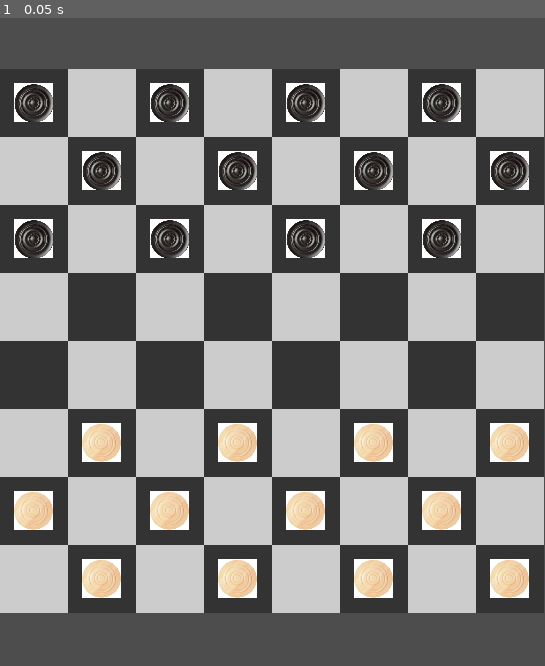
Above: before the commit, frame 1.
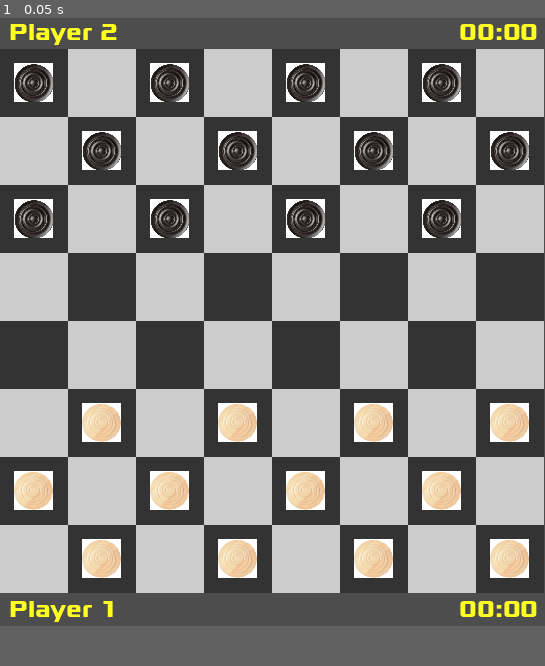
Above: after the commit, the same moment.

Repository: Luca-Milioli/Checkers
Game: Godot game, scene res://scenes/main.tscn
Same seed, same stepped clock (60 frames per second), same inputs: the game is played once before the commit and once after it.
Inputs:
- Up to frame 1 (0.05 s): no input
In our replay, the window is 545x650 before the commit and 545x610 after it. These sizes can differ from the game's own. Grey fills any space a smaller window leaves; there, only what the larger window draws over its background counts as a difference.

The runs differ from the first frame. In frame 1, 37% of the frame differs, in the area x 0-100%, y 0-94%.

Commit message:
hud

Diff:
--- /dev/null
+++ b/checkers/art/fonts/architect-s-daughter/ArchitectsDaughter32.tres
@@ -0,0 +1,8 @@
+[gd_resource type="DynamicFont" load_steps=2 format=2]
+
+[ext_resource path="res://fonts/architect-s-daughter/ArchitectsDaughter.ttf" type="DynamicFontData" id=1]
+
+[resource]
+
+size = 32
+font_data = ExtResource( 1 )
--- /dev/null
+++ b/checkers/art/fonts/cmu-typewriter/Typewriter.tres
@@ -0,0 +1,8 @@
+[gd_resource type="DynamicFont" load_steps=2 format=2]
+
+[ext_resource path="res://fonts/cmu-typewriter/Typewriter/cmuntt.ttf" type="DynamicFontData" id=1]
+
+[resource]
+
+size = 32
+font_data = ExtResource( 1 )
--- /dev/null
+++ b/checkers/art/fonts/connection_ii/ConnectionII.tres
@@ -0,0 +1,8 @@
+[gd_resource type="DynamicFont" load_steps=2 format=2]
+
+[ext_resource path="res://fonts/connection_ii/ConnectionII.otf" type="DynamicFontData" id=1]
+
+[resource]
+
+size = 30
+font_data = ExtResource( 1 )
--- /dev/null
+++ b/checkers/art/fonts/droid-sans/DroidSans.tres
@@ -0,0 +1,8 @@
+[gd_resource type="DynamicFont" load_steps=2 format=2]
+
+[ext_resource path="res://fonts/droid-sans/DroidSans.ttf" type="DynamicFontData" id=1]
+
+[resource]
+
+size = 32
+font_data = ExtResource( 1 )
--- /dev/null
+++ b/checkers/art/fonts/kirifont/Kirifont.tres
@@ -0,0 +1,13 @@
+[gd_resource type="FontFile" format=3 uid="uid://bvyt8i3lwdg51"]
+
+[resource]
+cache/0/16/0/ascent = 0.0
+cache/0/16/0/descent = 0.0
+cache/0/16/0/underline_position = 0.0
+cache/0/16/0/underline_thickness = 0.0
+cache/0/16/0/scale = 1.0
+cache/0/32/0/ascent = 0.0
+cache/0/32/0/descent = 0.0
+cache/0/32/0/underline_position = 0.0
+cache/0/32/0/underline_thickness = 0.0
+cache/0/32/0/scale = 1.0
--- /dev/null
+++ b/checkers/art/fonts/linux-libertine/LinuxLibertine.tres
@@ -0,0 +1,5 @@
+[gd_resource type="DynamicFontData" format=2]
+
+[resource]
+
+font_path = "res://fonts/linux-libertine/LinLibertine_5.3.0_2012_07_02/LinLibertineOTF_5.3.0_2012_07_02/LinLibertine_R.otf"
--- /dev/null
+++ b/checkers/art/fonts/montreal/Montreal.tres
@@ -0,0 +1,8 @@
+[gd_resource type="DynamicFont" load_steps=2 format=2]
+
+[ext_resource path="res://fonts/montreal/Montreal-Regular.ttf" type="DynamicFontData" id=1]
+
+[resource]
+
+size = 32
+font_data = ExtResource( 1 )
--- /dev/null
+++ b/checkers/art/fonts/poco/Poco.tres
@@ -0,0 +1,11 @@
+[gd_resource type="DynamicFont" load_steps=2 format=2]
+
+[ext_resource path="res://fonts/poco/Poco.ttf" type="DynamicFontData" id=1]
+
+[resource]
+
+size = 40
+use_mipmaps = true
+extra_spacing_top = -18
+extra_spacing_bottom = 2
+font_data = ExtResource( 1 )
--- /dev/null
+++ b/checkers/art/fonts/source-code-pro/SourceCodePro.tres
@@ -0,0 +1,8 @@
+[gd_resource type="DynamicFont" load_steps=2 format=2]
+
+[ext_resource path="res://fonts/source-code-pro/source-code-pro-2.010R-ro-1.030R-it/TTF/SourceCodePro-Regular.ttf" type="DynamicFontData" id=1]
+
+[resource]
+
+size = 32
+font_data = ExtResource( 1 )
--- /dev/null
+++ b/checkers/art/fonts/xolonium/Xolonium.tres
@@ -0,0 +1,8 @@
+[gd_resource type="DynamicFont" load_steps=2 format=2]
+
+[ext_resource path="res://fonts/xolonium/xolonium-fonts-4.1/ttf/Xolonium-Regular.ttf" type="DynamicFontData" id=1]
+
+[resource]
+
+size = 32
+font_data = ExtResource( 1 )
--- a/checkers/project.godot
+++ b/checkers/project.godot
@@ -19,7 +19,7 @@
 [display]
 
 window/size/viewport_width=545
-window/size/viewport_height=650
+window/size/viewport_height=610
 window/stretch/mode="viewport"
 
 [rendering]
--- a/checkers/scenes/main.tscn
+++ b/checkers/scenes/main.tscn
@@ -1,7 +1,30 @@
-[gd_scene load_steps=3 format=3 uid="uid://durfvn0w6iv78"]
+[gd_scene load_steps=8 format=3 uid="uid://durfvn0w6iv78"]
 
 [ext_resource type="Script" path="res://scripts/main.gd" id="1_pptng"]
 [ext_resource type="PackedScene" uid="uid://bmwwouhjteyui" path="res://scenes/board.tscn" id="1_qq4w8"]
+[ext_resource type="FontFile" uid="uid://fmy6dk7ybvpd" path="res://art/fonts/xolonium/xolonium-fonts-4.1/ttf/Xolonium-Bold.ttf" id="2_ly7go"]
+
+[sub_resource type="LabelSettings" id="LabelSettings_hrhvo"]
+font = ExtResource("2_ly7go")
+font_size = 24
+font_color = Color(1, 1, 0.129412, 1)
+shadow_size = 9
+shadow_color = Color(0.580392, 0, 0.701961, 0)
+
+[sub_resource type="LabelSettings" id="LabelSettings_i5vyl"]
+font = ExtResource("2_ly7go")
+font_size = 24
+font_color = Color(1, 1, 0.129412, 1)
+
+[sub_resource type="LabelSettings" id="LabelSettings_e2h5i"]
+font = ExtResource("2_ly7go")
+font_size = 24
+font_color = Color(1, 1, 0.129412, 1)
+
+[sub_resource type="LabelSettings" id="LabelSettings_vfwxg"]
+font = ExtResource("2_ly7go")
+font_size = 24
+font_color = Color(1, 1, 0.129412, 1)
 
 [node name="Main" type="Control"]
 layout_mode = 3
@@ -21,37 +44,59 @@
 grow_vertical = 2
 
 [node name="TopHUD" type="Control" parent="VBoxContainer"]
-custom_minimum_size = Vector2(0, 400)
+custom_minimum_size = Vector2(0, 50)
 layout_mode = 2
 
-[node name="Player1" type="Label" parent="VBoxContainer/TopHUD"]
+[node name="Player2" type="Label" parent="VBoxContainer/TopHUD"]
 layout_mode = 2
-offset_right = 1.0
-offset_bottom = 23.0
+offset_left = 9.0
+offset_top = 22.0
+offset_right = 142.0
+offset_bottom = 62.0
+text = "Player 2"
+label_settings = SubResource("LabelSettings_hrhvo")
+autowrap_mode = 3
+clip_text = true
 
-[node name="TImer1" type="Label" parent="VBoxContainer/TopHUD"]
+[node name="Player2Timer" type="Label" parent="VBoxContainer/TopHUD"]
 layout_mode = 2
-offset_left = 5.0
-offset_right = 6.0
-offset_bottom = 23.0
+offset_left = 405.0
+offset_top = 22.0
+offset_right = 538.0
+offset_bottom = 62.0
+text = "00:00"
+label_settings = SubResource("LabelSettings_i5vyl")
+horizontal_alignment = 2
 
 [node name="Board" parent="VBoxContainer" instance=ExtResource("1_qq4w8")]
 custom_minimum_size = Vector2(0, 30)
 layout_mode = 2
 
 [node name="BotHUD" type="Control" parent="VBoxContainer"]
-custom_minimum_size = Vector2(0, 400)
+custom_minimum_size = Vector2(0, 50)
 layout_mode = 2
 
-[node name="Player2" type="Label" parent="VBoxContainer/BotHUD"]
+[node name="Player1" type="Label" parent="VBoxContainer/BotHUD"]
 layout_mode = 2
-offset_top = 8.0
-offset_right = 1.0
-offset_bottom = 31.0
+offset_left = 9.0
+offset_top = -3.0
+offset_right = 142.0
+offset_bottom = 37.0
+text = "Player 1"
+label_settings = SubResource("LabelSettings_e2h5i")
+autowrap_mode = 3
 
-[node name="TImer2" type="Label" parent="VBoxContainer/BotHUD"]
+[node name="Player1Timer" type="Label" parent="VBoxContainer/BotHUD"]
 layout_mode = 2
-offset_left = 5.0
-offset_top = 8.0
-offset_right = 6.0
-offset_bottom = 31.0
+offset_left = 405.0
+offset_top = -3.0
+offset_right = 538.0
+offset_bottom = 37.0
+text = "00:00"
+label_settings = SubResource("LabelSettings_vfwxg")
+horizontal_alignment = 2
+
+[node name="UpdateLabel" type="Timer" parent="."]
+autostart = true
+
+[connection signal="timeout" from="UpdateLabel" to="VBoxContainer/TopHUD/Player2Timer" method="_on_update_label_timeout"]
--- a/checkers/scripts/game_logic.gd
+++ b/checkers/scripts/game_logic.gd
@@ -12,6 +12,23 @@
 var winner : int
 var old_cell : Vector2i
 var new_cell : Vector2i
+
+
+# METTI IN CLASSE PLAYER
+var seconds: int
+# Called when the node enters the scene tree for the first time.
+func _ready() -> void:
+	self.seconds = 600
+
+func format_time() -> void:
+	var minutes = self.seconds / 60
+	var secs = self.seconds % 60
+	self.text = "%02d:%02d" % [minutes, secs]
+
+func _on_update_label_timeout() -> void:
+	self.seconds -= 1
+	self.format_time()
+
 
 func connect_to_target(receiver):
 	self.update_gui.connect(receiver._update.bind(self.board))
--- /dev/null
+++ b/checkers/scripts/player_timer.gd
@@ -0,0 +1,15 @@
+extends Label
+
+var seconds: int
+# Called when the node enters the scene tree for the first time.
+func _ready() -> void:
+	self.seconds = 600
+
+func format_time() -> void:
+	var minutes = self.seconds / 60
+	var secs = self.seconds % 60
+	self.text = "%02d:%02d" % [minutes, secs]
+
+func _on_update_label_timeout() -> void:
+	self.seconds -= 1
+	self.format_time()
Not shown, added: checkers/art/fonts/architect-s-daughter/Architects Daughter SIL OFL Font License.txt
Binary file added: checkers/art/fonts/architect-s-daughter/ArchitectsDaughter.ttf
Not shown, added: checkers/art/fonts/architect-s-daughter/ArchitectsDaughter.ttf.import
Not shown, added: checkers/art/fonts/cmu-typewriter/Typewriter/OFL-FAQ.txt
Not shown, added: checkers/art/fonts/cmu-typewriter/Typewriter/OFL.txt
Not shown, added: checkers/art/fonts/cmu-typewriter/Typewriter/README.txt
Binary file added: checkers/art/fonts/cmu-typewriter/Typewriter/cmunit.ttf
Not shown, added: checkers/art/fonts/cmu-typewriter/Typewriter/cmunit.ttf.import
Binary file added: checkers/art/fonts/cmu-typewriter/Typewriter/cmuntb.ttf
Not shown, added: checkers/art/fonts/cmu-typewriter/Typewriter/cmuntb.ttf.import
Binary file added: checkers/art/fonts/cmu-typewriter/Typewriter/cmuntt.ttf
Not shown, added: checkers/art/fonts/cmu-typewriter/Typewriter/cmuntt.ttf.import
(and 95 more such lines)
